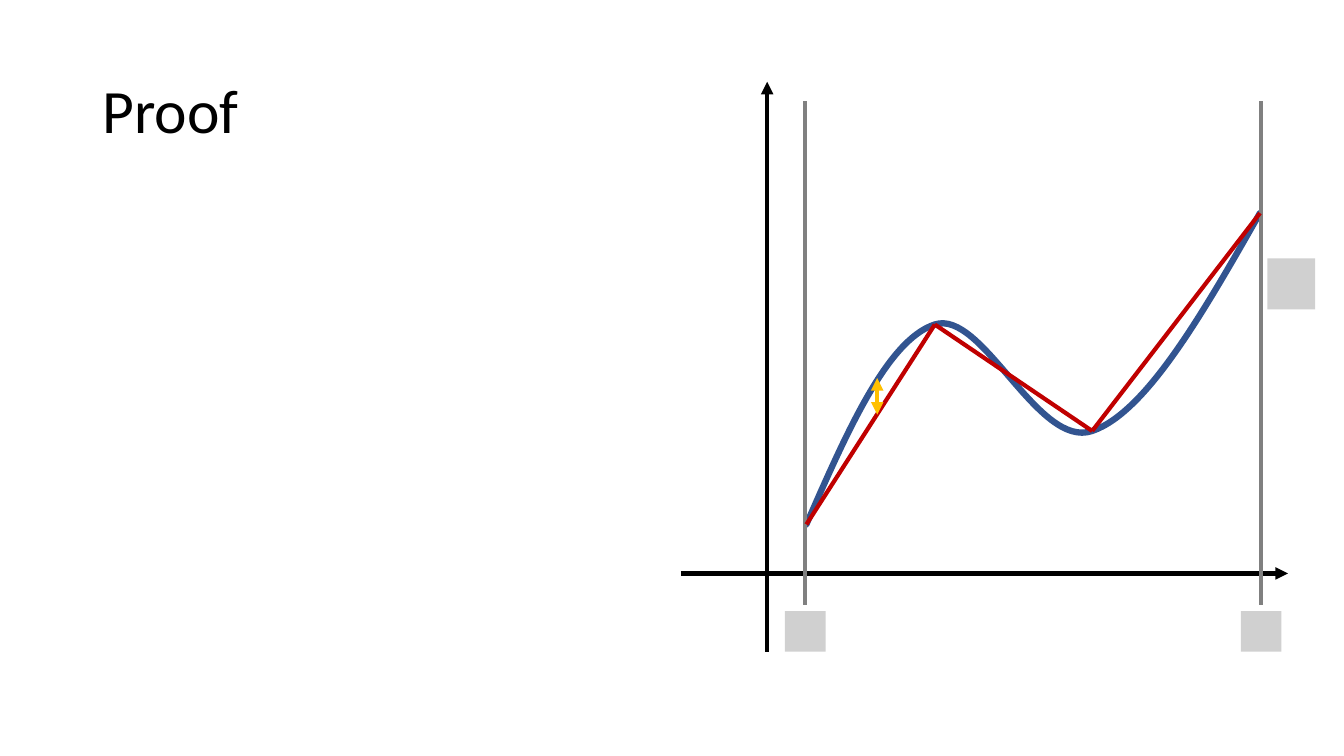
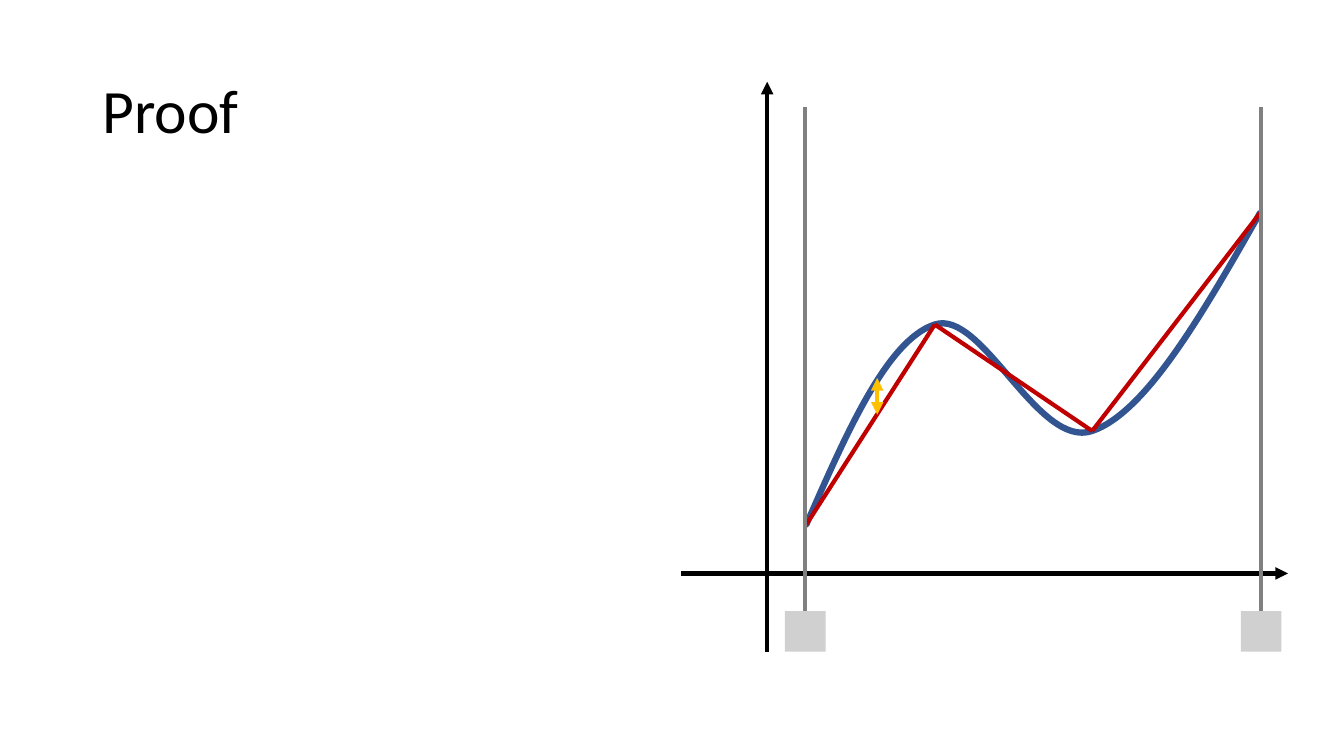
Before and after one commit to MICS-Lab/DeepLearningCourse, a slide deck: slide 6 of Slides_4.pptx. Drawn at 1344x756 pixels with LibreOffice and Linux fonts; fonts in the diff are those of the drawing; grey boxes stand for pictures. Boxes give left, top, right and bottom in pixels: in the first picture for what was removed or moved away, otherwise in the second. Text is boxed around its words. In the diff, an @@ line names an element or a change of style, - is before the commit and + after.

Commit message:
added proof goal

```diff
--- a/Slides_4.pptx
+++ b/Slides_4.pptx
@@ line moved from (806, 605) - (806, 101) to (806, 611) - (806, 107) @@
@@ line moved from (1261, 605) - (1261, 101) to (1261, 611) - (1261, 107) @@
@@ picture removed at [1267, 258, 1315, 309] @@
```
Also in this commit, not shown: 1 slide added.
